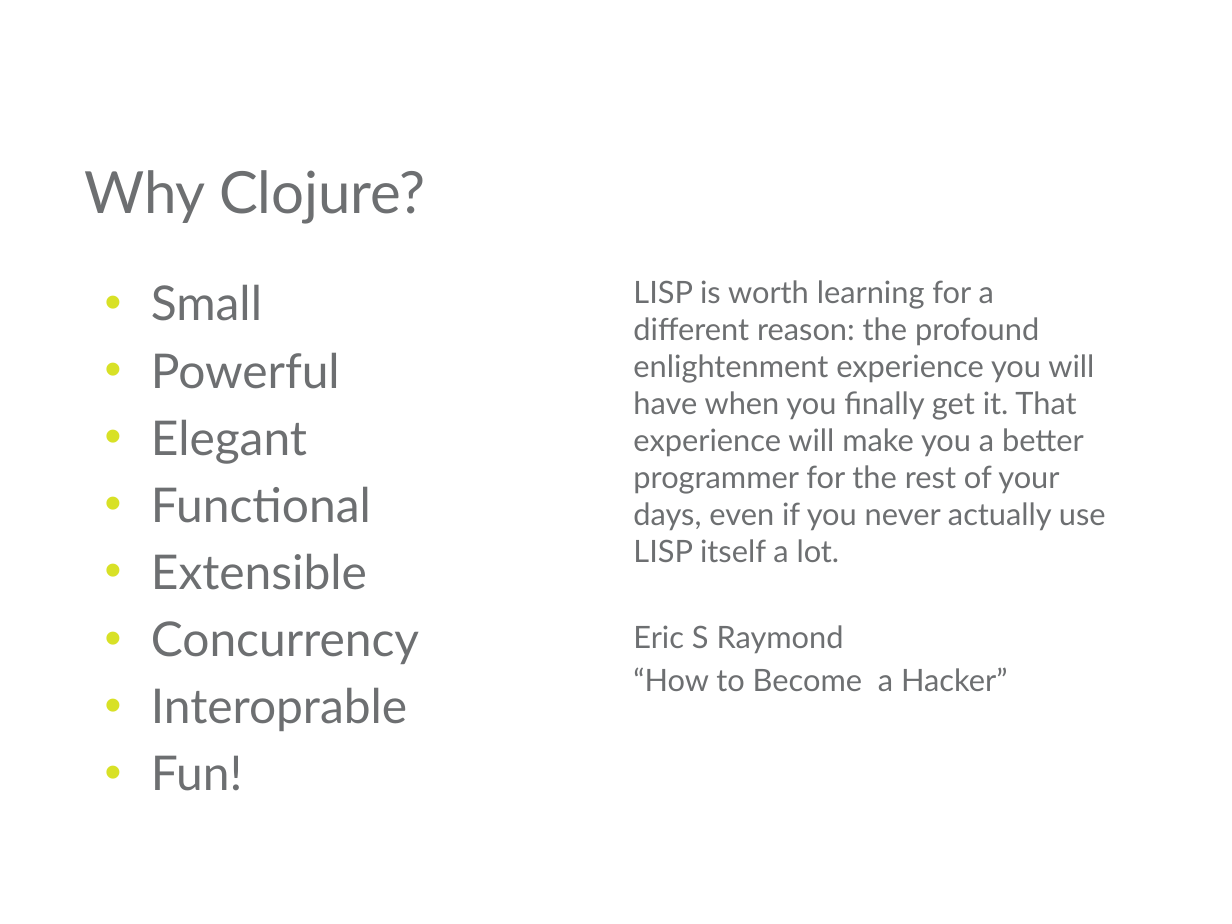
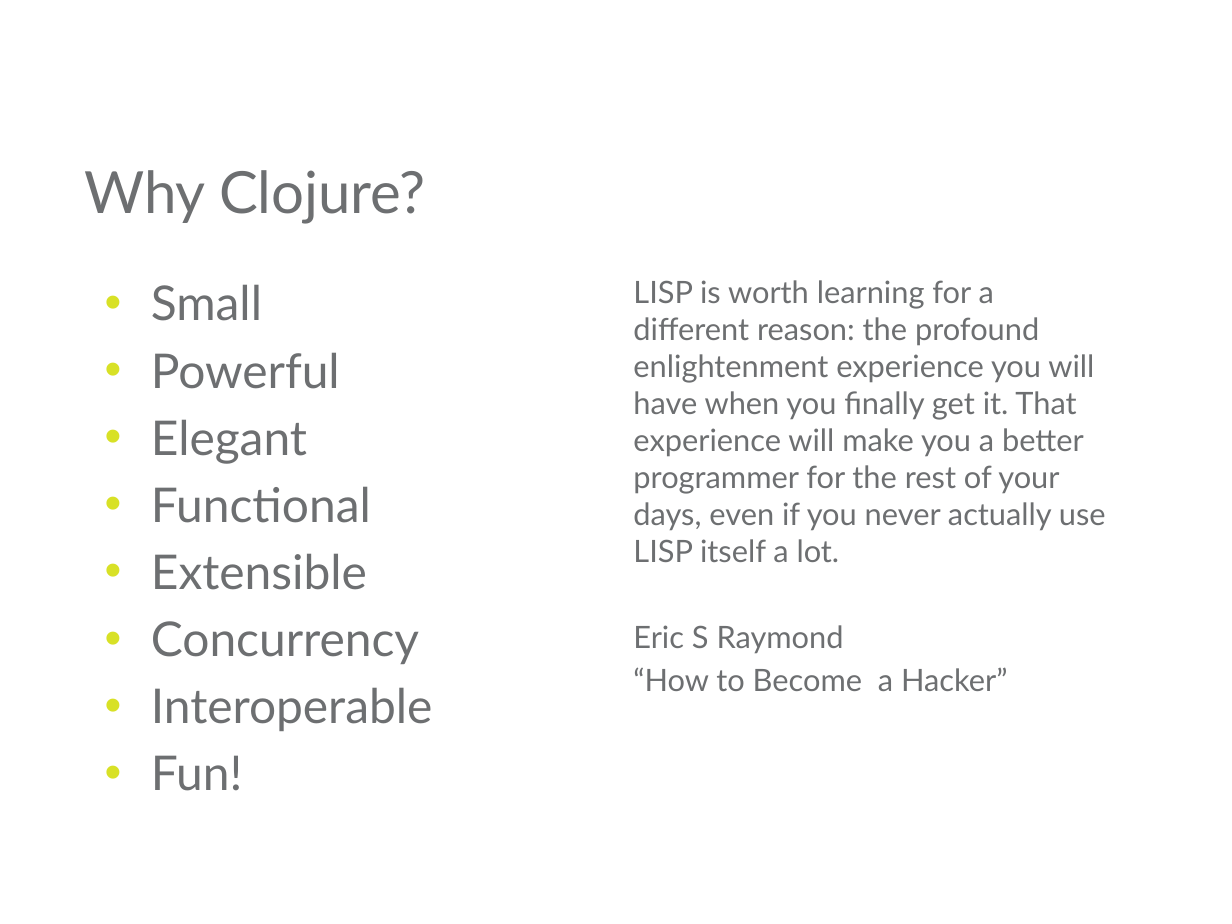
Before and after one commit to mjul/top-10-clojure-ndc-2011, a slide deck: slide 2 of Top Things to Learn From Clojure.pptx. Drawn at 1232x924 pixels with LibreOffice and Linux fonts; fonts in the diff are those of the drawing; background and template pictures are left out. Boxes give left, top, right and bottom in pixels: in the first picture for what was removed or moved away, otherwise in the second. Text is boxed around its words. In the diff, an @@ line names an element or a change of style, - is before the commit and + after.

```diff
--- a/Top Things to Learn From Clojure.pptx
+++ b/Top Things to Learn From Clojure.pptx
@@ text at (151,687,432,731): text changed @@
-• Interoprable
+• Interoperable
```
Also in this commit, not shown: 11 other slides changed.
